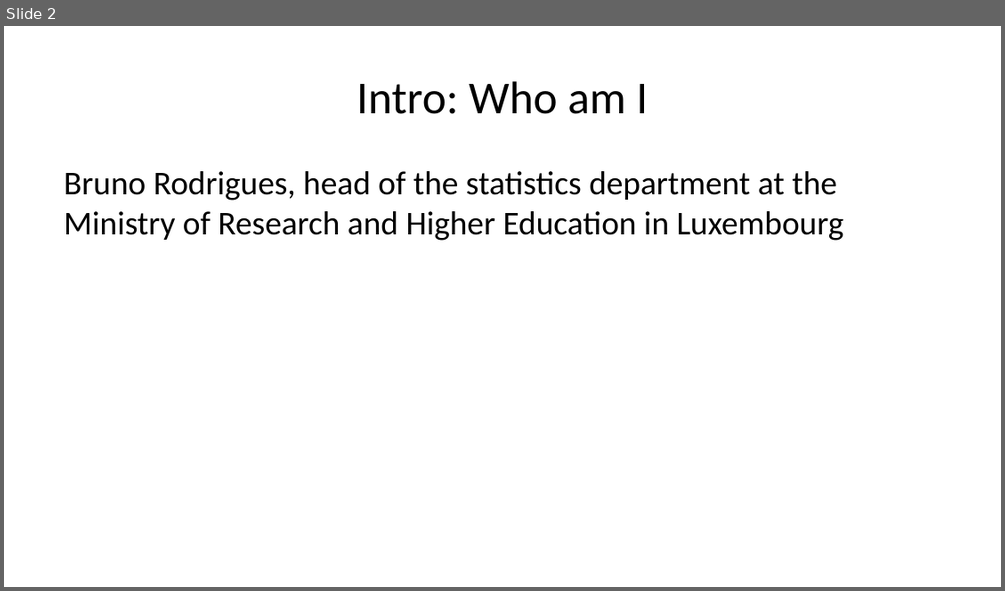
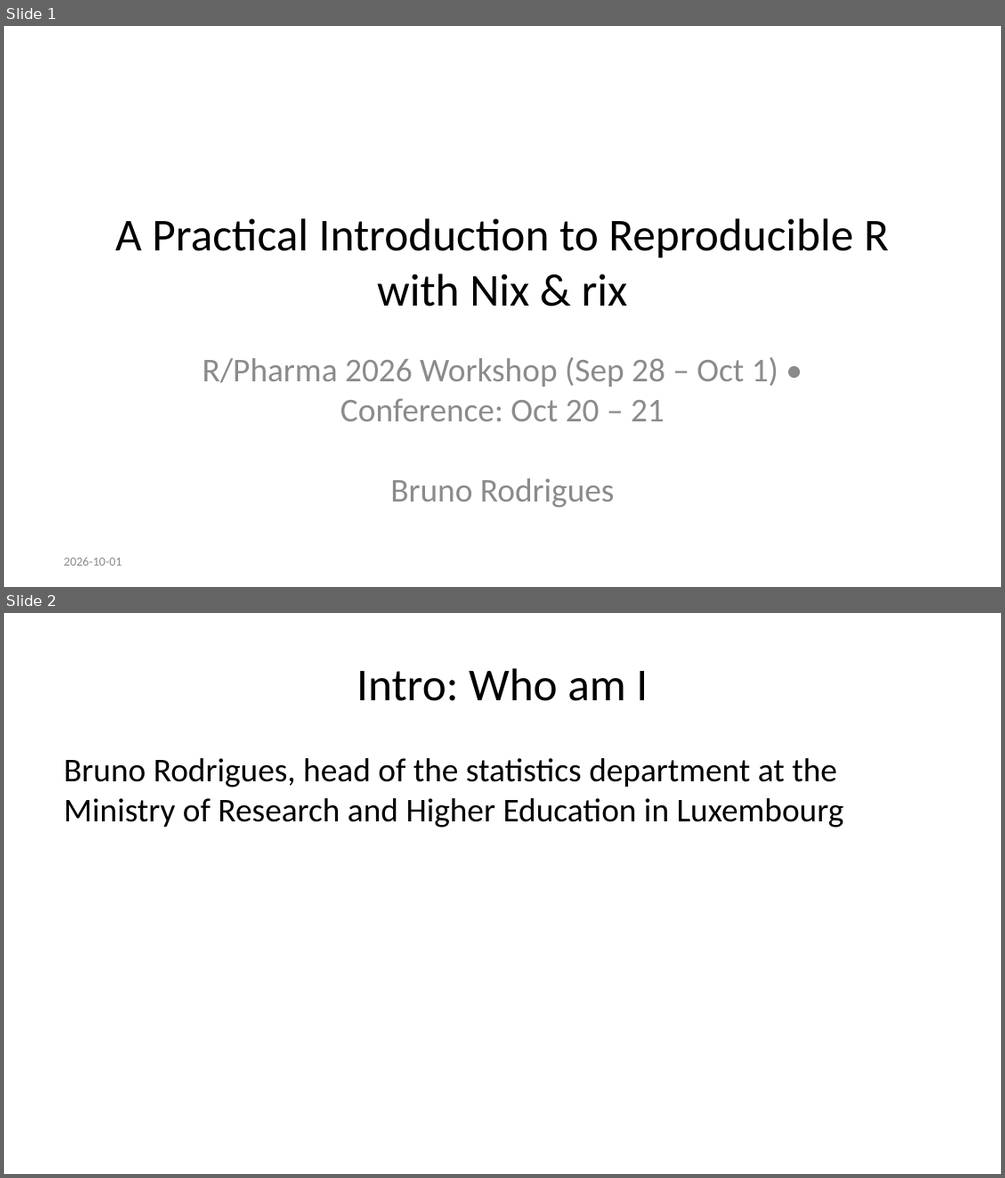
Before and after one commit to b-rodrigues/r_pharma_26, a slide deck: docs/index.pptx. Shown one above the other, each under a label of ours: slide 2 before the commit, slides 1 and 2 after it. The pictures are 1005x591 and 1005x1178 pixels, drawn with LibreOffice and Linux fonts; fonts in the diff are those of the drawing. Boxes give left, top, right and bottom in pixels: in the first picture for what was removed or moved away, otherwise in the second. Text is boxed around its words. In the diff, an @@ line names an element or a change of style, - is before the commit and + after.

```diff
--- a/docs/index.pptx
+++ b/docs/index.pptx
@@ slide 1 added at (4, 26, 1001, 587), background #FFFFFF @@
@@ title added at (115, 218, 889, 306), 33 pt, text #000000 @@
+A Practical Introduction to Reproducible R with Nix & rix
@@ subtitle added at (202, 357, 778, 507), 24 pt, text #8C8C8C @@
+R/Pharma 2026 Workshop (Sep 28 – Oct 1) • Conference: Oct 20 – 21
+Bruno Rodrigues
@@ text added at (64, 556, 121, 565), 9 pt, text #8C8C8C @@
+2026-10-01
```
Also in this commit, not shown: 9 slides changed, 1 other slide added, 1 slide removed, 23 other files.
